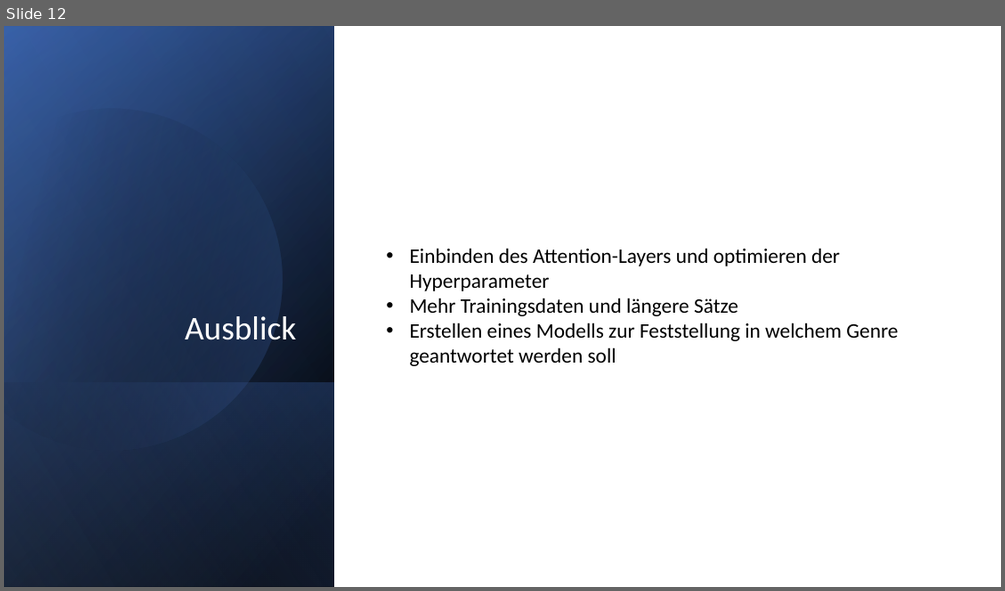
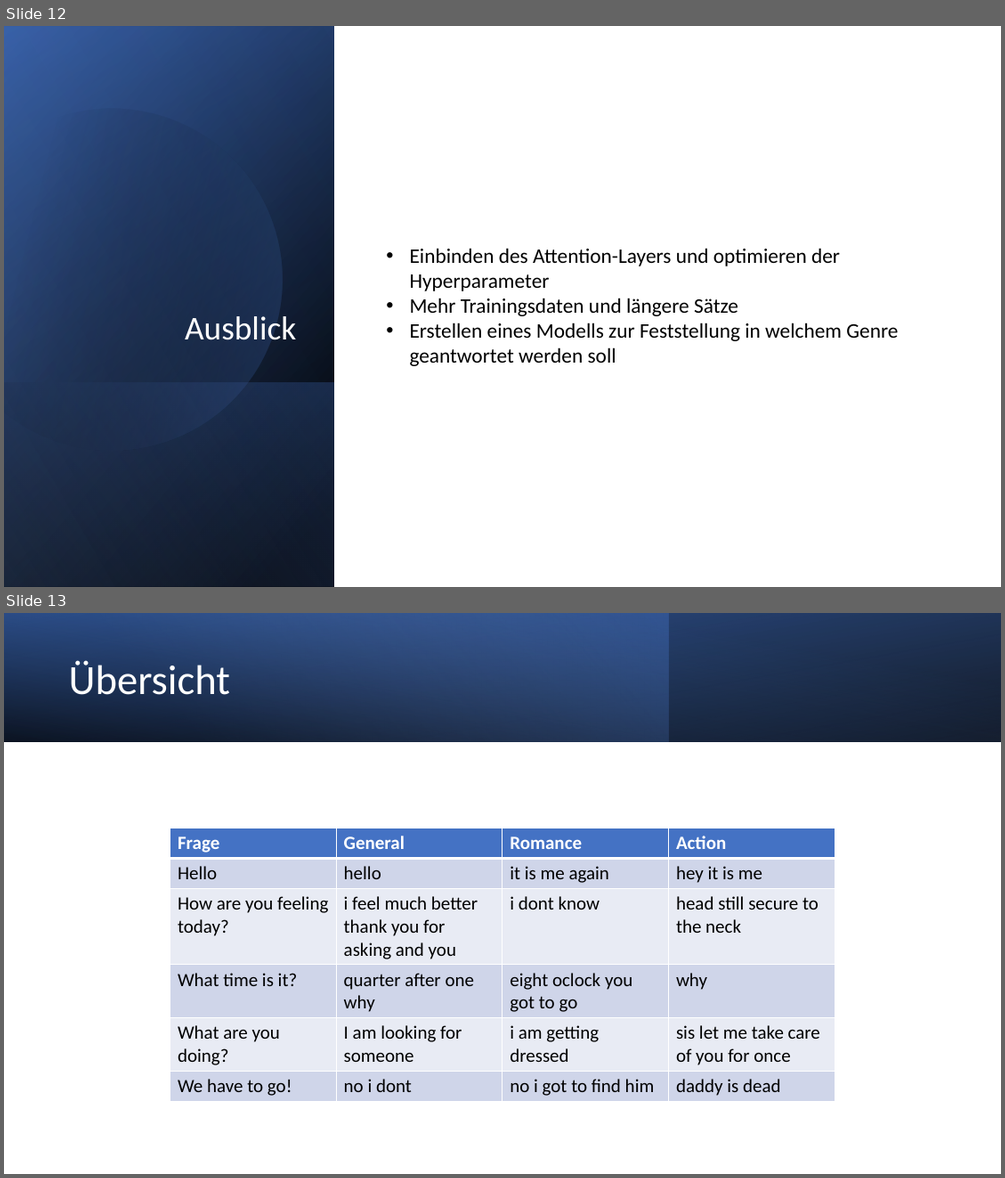
Before and after one commit to techsupport-noah/ML-Projekt, a slide deck: Chatbot.pptx. Shown one above the other, each under a label of ours: slide 12 before the commit, slides 12 and 13 after it. The pictures are 1005x591 and 1005x1178 pixels, drawn with LibreOffice and Linux fonts; fonts in the diff are those of the drawing. Boxes give left, top, right and bottom in pixels: in the first picture for what was removed or moved away, otherwise in the second. Text is boxed around its words. In the diff, an @@ line names an element or a change of style, - is before the commit and + after.

```diff
--- a/Chatbot.pptx
+++ b/Chatbot.pptx
@@ slide 13 added at (4, 613, 1001, 1174), background #FFFFFF @@
@@ rectangle added at (4, 613, 1001, 742), fill gradient #000000 to #2F5597 @@
@@ rectangle added at (4, 613, 669, 742), fill gradient #4472C4 to #8FAADC @@
@@ rectangle added at (4, 613, 1001, 742), fill gradient #000000 to #4472C4 @@
@@ title added at (69, 660, 230, 695), 40 pt, text #FFFFFF @@
+Übersicht
@@ table added at (170, 827, 834, 1099), 6 rows, 4 columns @@
+Frage | General | Romance | Action
+Hello | hello | it is me again | hey it is me
+How are you feeling today? | i feel much better thank you for asking and you | i dont know | head still secure to the neck
+What time is it? | quarter after one why | eight oclock you got to go | why
+What are you doing? | I am looking for someone | i am getting dressed | sis let me take care of you for once
+We have to go! | no i dont | no i got to find him | daddy is dead
```
Also in this commit, not shown: 1 slide changed.
